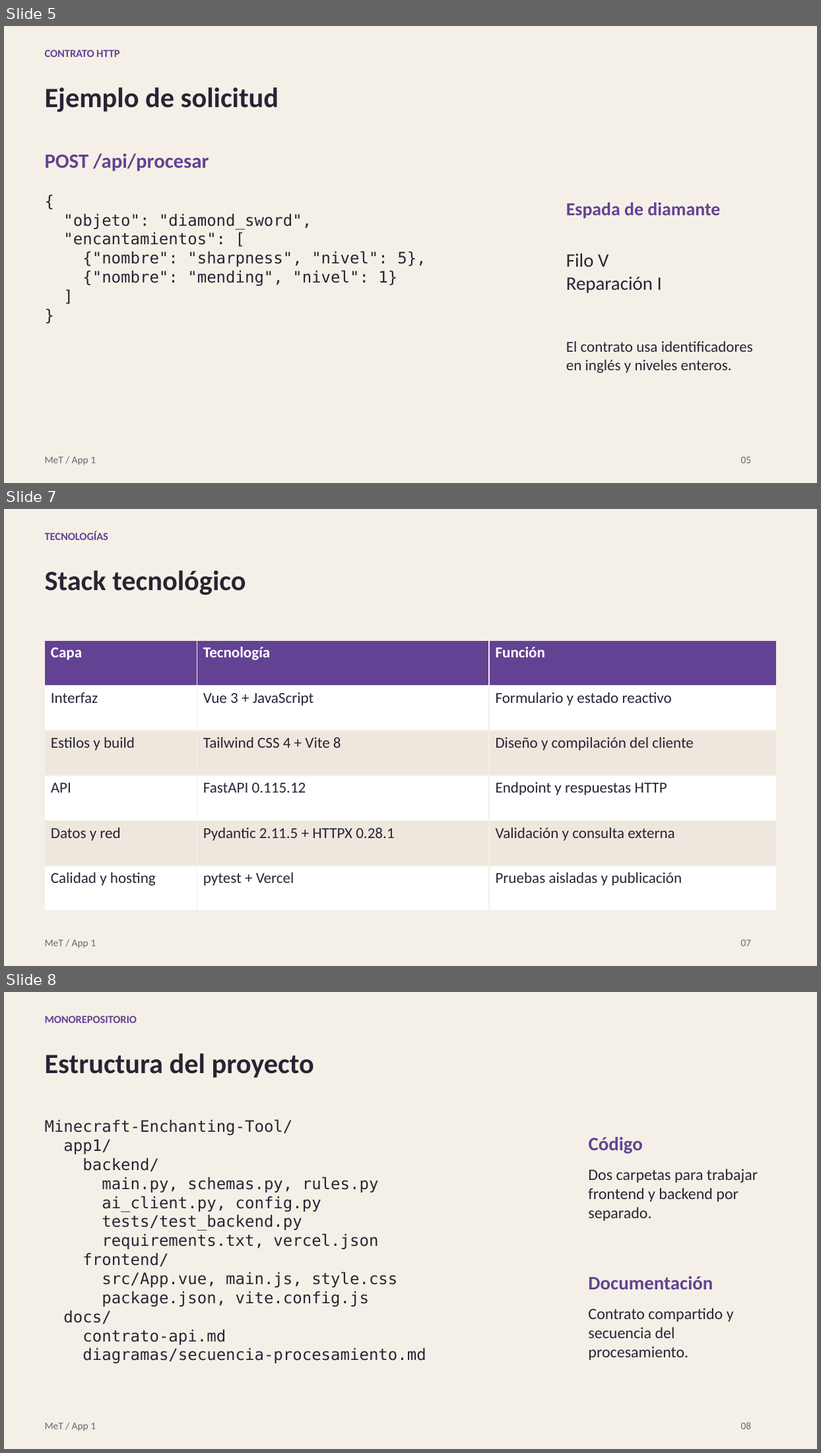
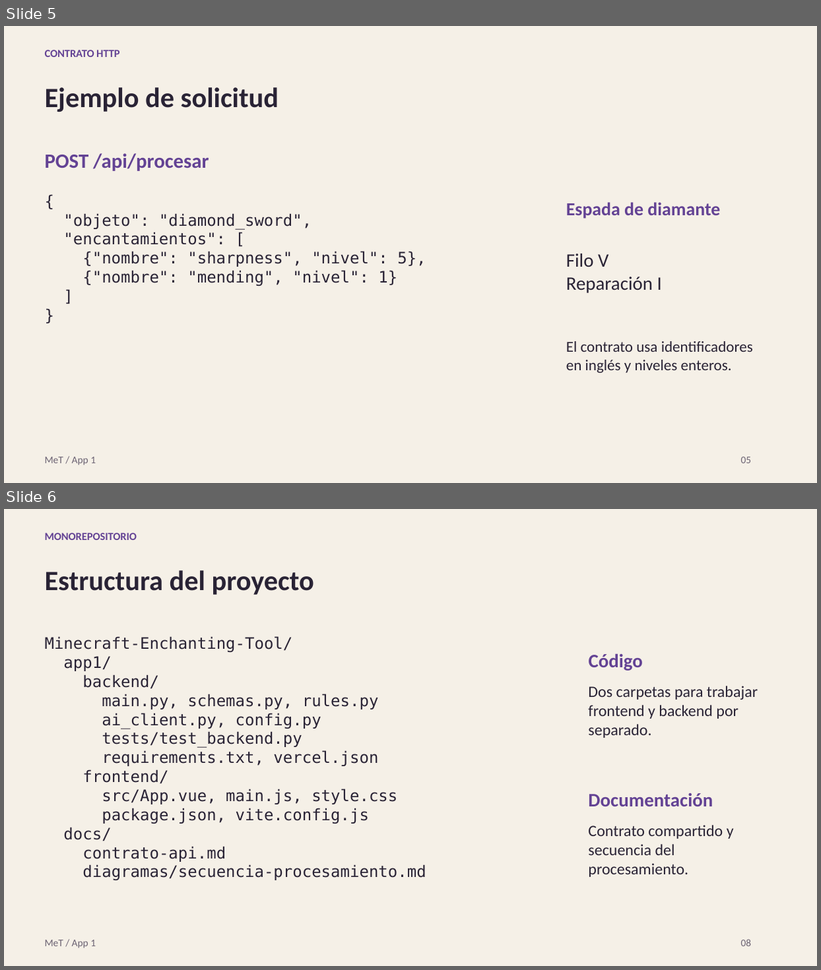
Before and after one commit to Marinettoo/Minecraft-Enchanting-Tool, a slide deck: presentacion/MeT-App1-Presentacion.pptx. Shown one above the other, each under a label of ours: slides 5, 7 and 8 before the commit, slides 5 and 6 after it; the slides between them are not shown. The pictures are 821x1453 and 821x970 pixels, drawn with LibreOffice and Linux fonts; fonts in the diff are those of the drawing. Boxes give left, top, right and bottom in pixels: in the first picture for what was removed or moved away, otherwise in the second. Text is boxed around its words. In the diff, an @@ line names an element or a change of style, - is before the commit and + after.

```diff
--- a/presentacion/MeT-App1-Presentacion.pptx
+++ b/presentacion/MeT-App1-Presentacion.pptx
@@ slide 7 removed at (4,509,817,966), background #F5F0E7 @@
@@ text removed at (45,531,108,540) @@
-TECNOLOGÍAS
@@ text removed at (45,570,246,595) @@
-Stack tecnológico
@@ table removed at (45,641,777,912), 6 rows, 3 columns @@
-Capa | Tecnología | Función
-Interfaz | Vue 3 + JavaScript | Formulario y estado reactivo
-Estilos y build | Tailwind CSS 4 + Vite 8 | Diseño y compilación del cliente
-API | FastAPI 0.115.12 | Endpoint y respuestas HTTP
-Datos y red | Pydantic 2.11.5 + HTTPX 0.28.1 | Validación y consulta externa
-Calidad y hosting | pytest + Vercel | Pruebas aisladas y publicación
@@ text removed at (45,940,96,949) @@
-MeT / App 1
@@ text removed at (741,940,752,947) @@
-07
@@ what was slide 8 is now slide 6 @@
```
Also in this commit, not shown: 6 slides changed, 6 other slides removed, 2 other files.
